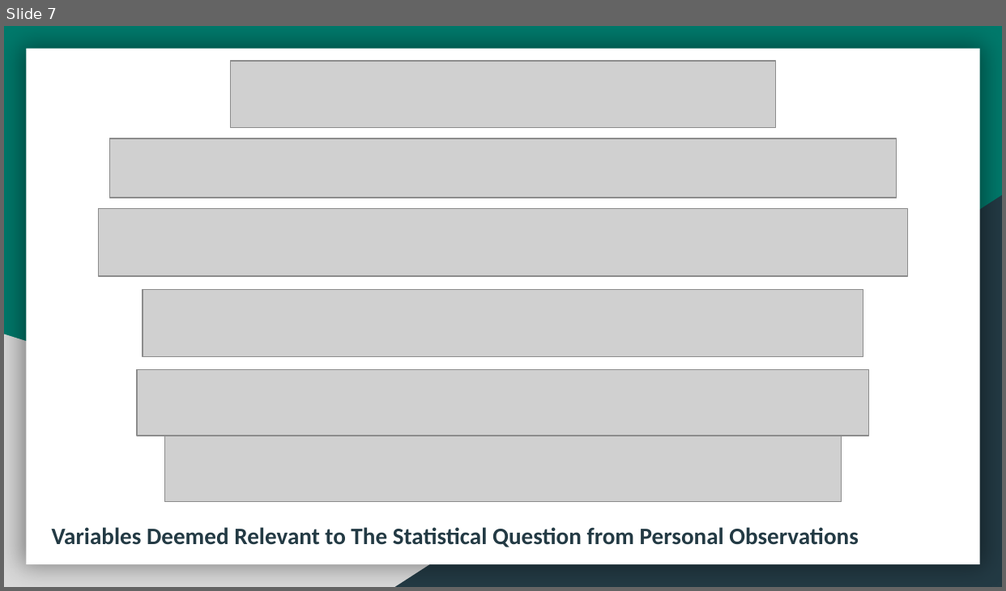
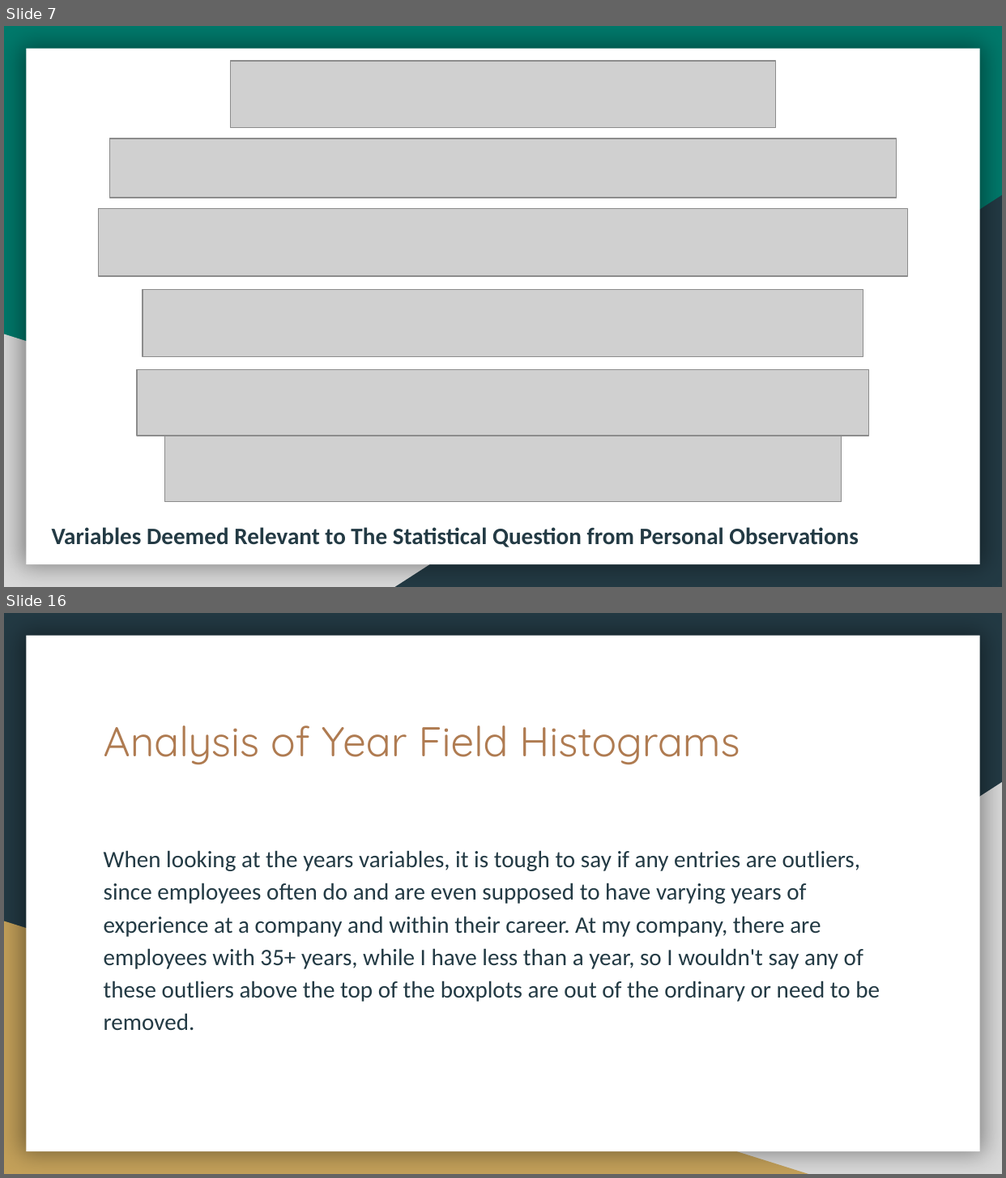
Before and after one commit to phillipseb/DSC530, a slide deck: ThinkStats2-master/final/Employee Attrition - DSC530 Final.pptx. Shown one above the other, each under a label of ours: slide 7 before the commit, slides 7 and 16 after it; the slides between them are not shown. The pictures are 1006x591 and 1006x1178 pixels, drawn with LibreOffice and Linux fonts; fonts in the diff are those of the drawing; grey boxes stand for pictures. Boxes give left, top, right and bottom in pixels: in the first picture for what was removed or moved away, otherwise in the second. Text is boxed around its words. In the diff, an @@ line names an element or a change of style, - is before the commit and + after.

```diff
--- a/ThinkStats2-master/final/Employee Attrition - DSC530 Final.pptx
+++ b/ThinkStats2-master/final/Employee Attrition - DSC530 Final.pptx
@@ slide 16 added at (4,613,1002,1174), background #233A44; not listed: 1 template element that a slide beside it also shows @@
@@ title added at (104,726,739,765), 30 pt, text #AF7B51 @@
+Analysis of Year Field Histograms
@@ right triangle added at (395,782,1002,1174), fill #D9D9D9 @@
@@ text added at (104,850,880,1030), 17 pt, text #233A44 @@
+When looking at the years variables, it is tough to say if any entries are outliers, since employees often do and are even supposed to have varying years of experience at a company and within their career. At my company, there are employees with 35+ years, while I have less than a year, so I wouldn't say any of these outliers above the top of the boxplots are out of the ordinary or need to be removed.
@@ right triangle added at (4,922,808,1174), fill #C4A15A @@
```
Also in this commit, not shown: 1 slide changed, 29 other slides added.
